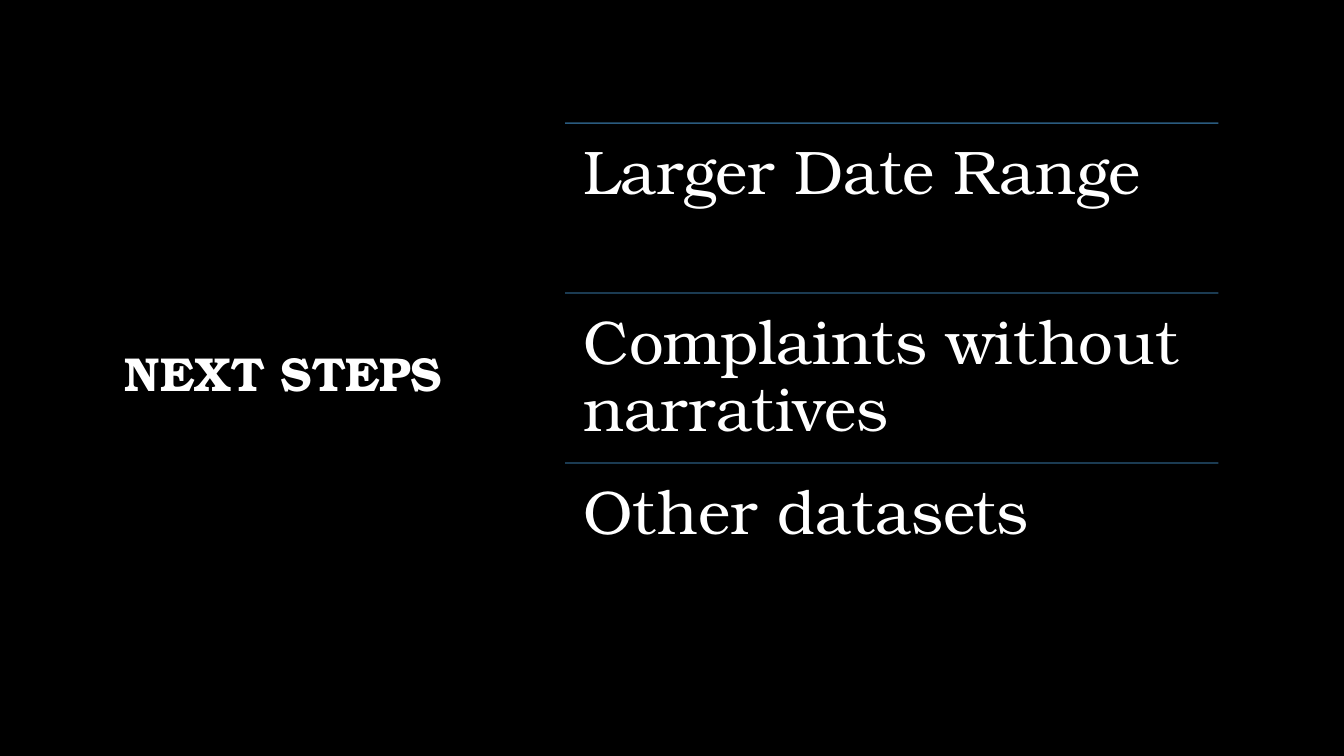
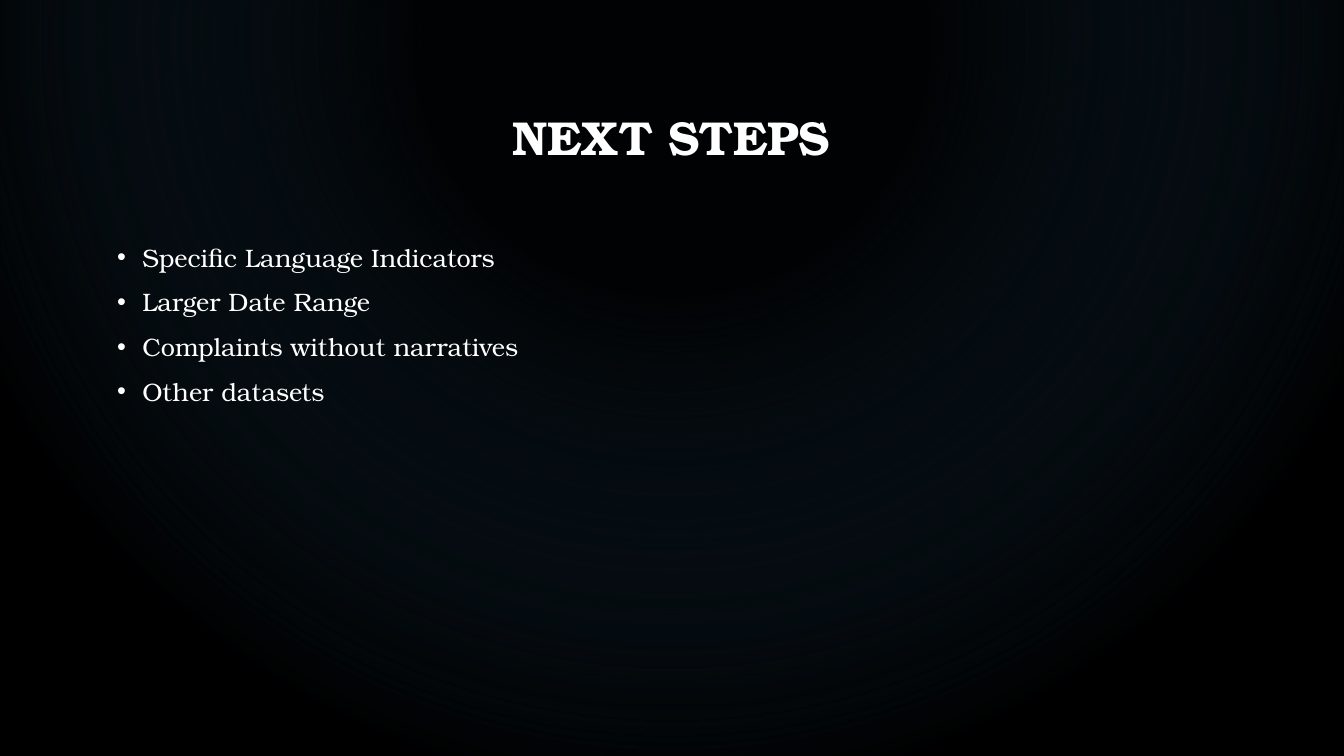
Before and after one commit to UnacceptableVegetable/SpringBoard, a slide deck: slide 18 of Capstone Three/capstone_three_presentation.pptx (slide 17 before the commit). Drawn at 1344x756 pixels with LibreOffice and Linux fonts; fonts in the diff are those of the drawing; background and template pictures are left out. Boxes give left, top, right and bottom in pixels: in the first picture for what was removed or moved away, otherwise in the second. Text is boxed around its words. In the diff, an @@ line names an element or a change of style, - is before the commit and + after.

```diff
--- a/Capstone Three/capstone_three_presentation.pptx
+++ b/Capstone Three/capstone_three_presentation.pptx
@@ rectangle added at (0,0,1343,756), fill gradient #1F445F to #000000 @@
@@ title "NEXT STEPS": place and size @@
-title "NEXT STEPS" at (125,358,443,392)
+title "NEXT STEPS" at (513,122,830,156)
@@ text added at (142,248,519,402), 18 pt, text #FFFFFF @@
+• Specific Language Indicators
+• Larger Date Range
+• Complaints without narratives
+• Other datasets
@@ group removed at (566,123,1219,535): 3 lines, 3 texts @@
-Larger Date Range
-Complaints without narratives
-Other datasets
```
Also in this commit, not shown: 2 other slides changed, 1 slide added, 2 other files.
